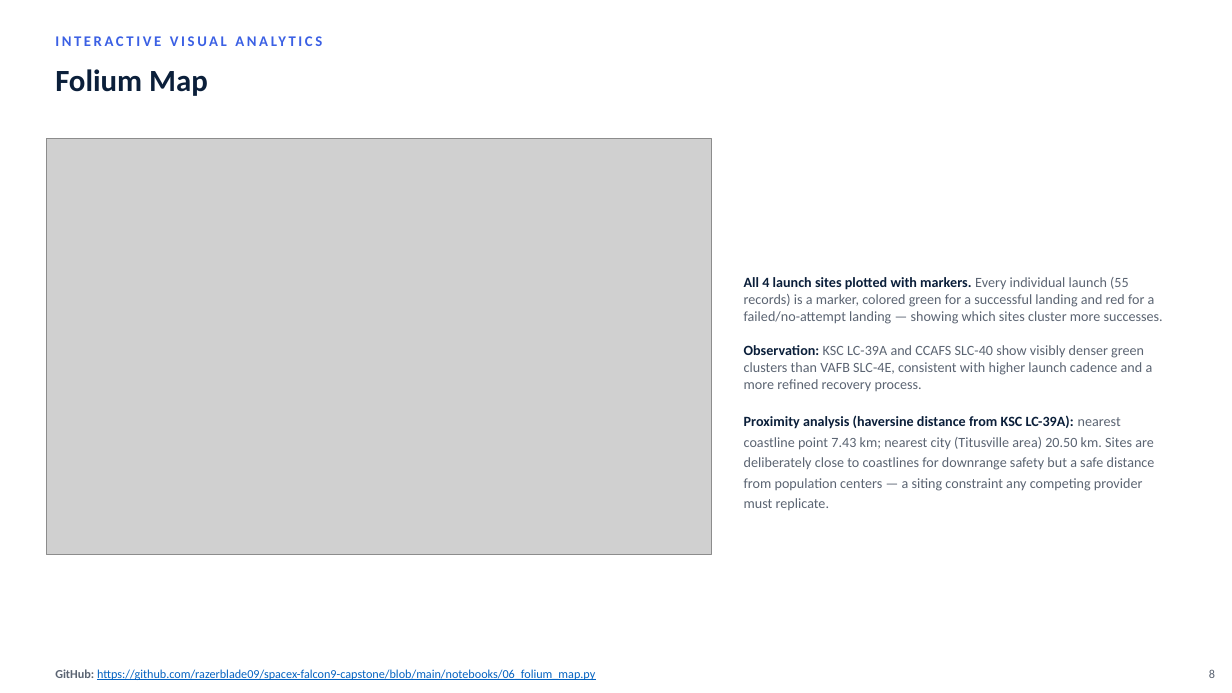
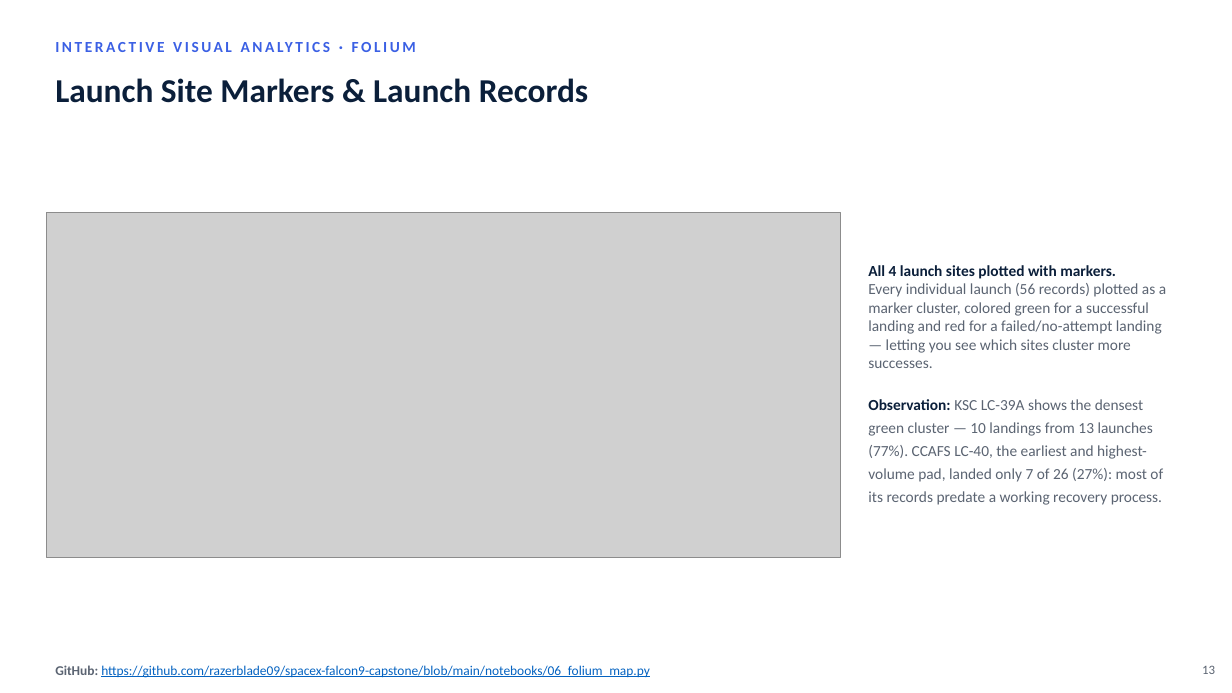
Before and after one commit to razerblade09/spacex-falcon9-capstone, a slide deck: slide 13 of Data_Science_Capstone_Presentation.pptx (slide 8 before the commit). Drawn at 1232x693 pixels with LibreOffice and Linux fonts; fonts in the diff are those of the drawing; grey boxes stand for pictures. Boxes give left, top, right and bottom in pixels: in the first picture for what was removed or moved away, otherwise in the second. Text is boxed around its words. In the diff, an @@ line names an element or a change of style, - is before the commit and + after.

```diff
--- a/Data_Science_Capstone_Presentation.pptx
+++ b/Data_Science_Capstone_Presentation.pptx
@@ text at box(46, 32, 786, 60): text changed; size 11.5 to 12 pt @@
-INTERACTIVE VISUAL ANALYTICS
+INTERACTIVE VISUAL ANALYTICS · FOLIUM
@@ text removed at box(55, 69, 208, 96) @@
-Folium Map
@@ text added at box(55, 78, 588, 103), 26 pt, text #0B1F3A, bold @@
+Launch Site Markers & Launch Records
@@ picture: place and size @@
-picture at box(46, 139, 712, 555)
+picture at box(46, 213, 841, 557)
@@ text at box(868, 265, 1166, 505): text changed; size 11 to 12 pt @@
-All 4 launch sites plotted with markers. Every individual launch (55 records) is a marker, colored green for a successful landing and red for a failed/no-attempt landing — showing which sites cluster more successes.
-Observation: KSC LC-39A and CCAFS SLC-40 show visibly denser green clusters than VAFB SLC-4E, consistent with higher launch cadence and a more refined recovery process.
-Proximity analysis (haversine distance from KSC LC-39A): nearest coastline point 7.43 km; nearest city (Titusville area) 20.50 km. Sites are deliberately close to coastlines for downrange safety but a safe distance from population centers — a siting constraint any competing provider must replicate.
+All 4 launch sites plotted with markers.
+Every individual launch (56 records) plotted as a marker cluster, colored green for a successful landing and red for a failed/no-attempt landing — letting you see which sites cluster more successes.
+Observation: KSC LC-39A shows the densest green cluster — 10 landings from 13 launches (77%). CCAFS LC-40, the earliest and highest-volume pad, landed only 7 of 26 (27%): most of its records predate a working recovery process.
@@ text "GitHub: https://github.com/razerblade09/spacex-falcon9-capst ..." at box(55, 665, 650, 678): size 9.5 to 10.5 pt @@
@@ text added at box(1202, 665, 1215, 674), 10 pt, text #5B6472 @@
+13
@@ text removed at box(1209, 670, 1215, 678) @@
-8
```
Also in this commit, not shown: 11 other slides changed, 7 slides added, 20 other files.
